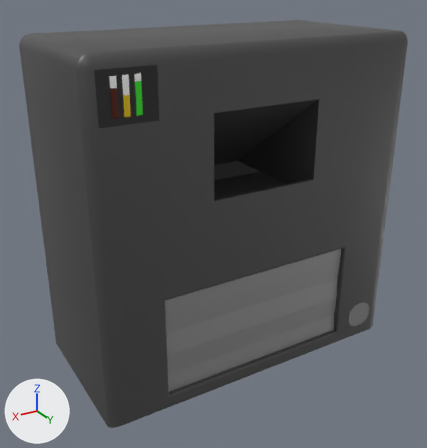
The Blender file muelltrenner-model.blend: old version first, new version second.
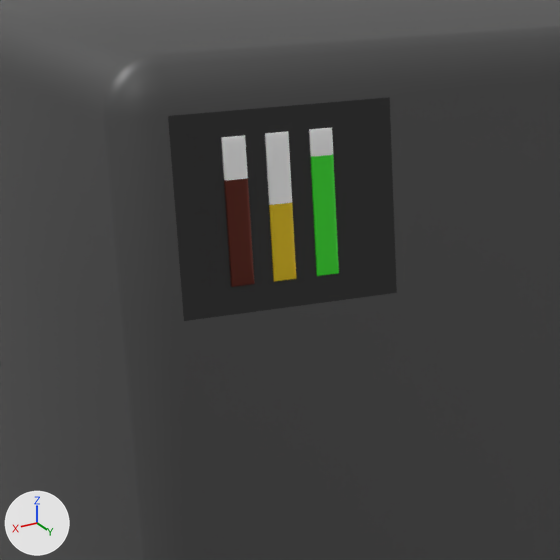
Each version appears first whole from a 50 mm lens placed at (0.729, 1.19, 0.929), pointed at (0.024, 0.016, 0.342), and next in a close-up on the part from 11% to 48% of the width and 8% to 44% of the height. The axes (+X, +Y, +Z) are drawn at lower left. The lights are the same throughout.

The first close-up shows 'Housing', 'Indicator-Brown-Bottom', 'Indicator-Brown-Top', 'Indicator-Green-Bottom', 'Indicator-Green-Top', 'Indicator-Yellow-Bottom', 'Indicator-Yellow-Top', 'Plane for indicators'.
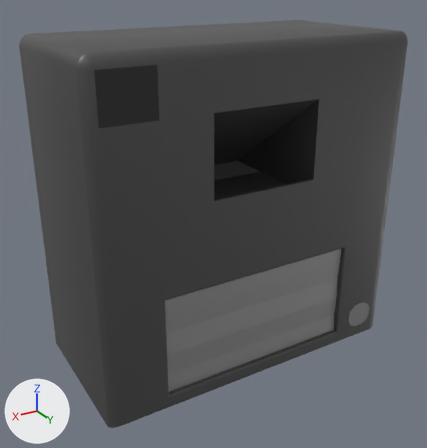
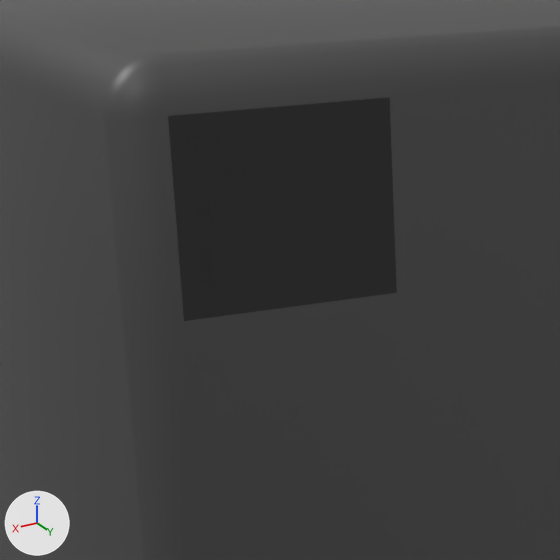
Edits to the bpy script that builds the scene:
```text
Remove ob_indicator_brown_bottom:
    ob_indicator_brown_bottom = bpy.data.objects.new('Indicator-Brown-Bottom', me_cube_015)
    ob_indicator_brown_bottom.location = (0.3392, 0.1999, 0.7222)
    ob_indicator_brown_bottom.scale = (0.0062, -0.00172, 0.0373)
Remove ob_indicator_brown_top:
    ob_indicator_brown_top = bpy.data.objects.new('Indicator-Brown-Top', me_cube_017)
    ob_indicator_brown_top.location = (0.3392, 0.1999, 0.7222)
    ob_indicator_brown_top.scale = (0.0062, -0.00172, 0.0373)
Remove ob_indicator_green_bottom:
    ob_indicator_green_bottom = bpy.data.objects.new('Indicator-Green-Bottom', me_cube_020)
    ob_indicator_green_bottom.location = (0.292, 0.1999, 0.7222)
    ob_indicator_green_bottom.scale = (0.0062, -0.00172, 0.0373)
Remove ob_indicator_green_top:
    ob_indicator_green_top = bpy.data.objects.new('Indicator-Green-Top', me_cube_021)
    ob_indicator_green_top.location = (0.292, 0.1999, 0.7222)
    ob_indicator_green_top.scale = (0.0062, -0.00172, 0.0373)
Remove ob_indicator_yellow_bottom:
    ob_indicator_yellow_bottom = bpy.data.objects.new('Indicator-Yellow-Bottom', me_cube_018)
    ob_indicator_yellow_bottom.location = (0.316, 0.1999, 0.7222)
    ob_indicator_yellow_bottom.scale = (0.0062, -0.00172, 0.0373)
Remove ob_indicator_yellow_top:
    ob_indicator_yellow_top = bpy.data.objects.new('Indicator-Yellow-Top', me_cube_019)
    ob_indicator_yellow_top.location = (0.316, 0.1999, 0.7222)
    ob_indicator_yellow_top.scale = (0.0062, -0.00172, 0.0373)
```

Boxes (x1, y1, x2, y2) around the edits, measured in the close-ups (560 x 560 px):
'Indicator-Green-Bottom', deleted (green): before (310, 154, 339, 276)
'Indicator-Brown-Bottom', deleted (red): before (224, 178, 255, 287)
'Indicator-Yellow-Bottom', deleted (yellow): before (269, 203, 297, 282)
'Indicator-Yellow-Top', deleted: before (265, 131, 292, 205)
'Indicator-Brown-Top', deleted: before (221, 135, 248, 180)
'Indicator-Green-Top', deleted: before (309, 127, 333, 157)
